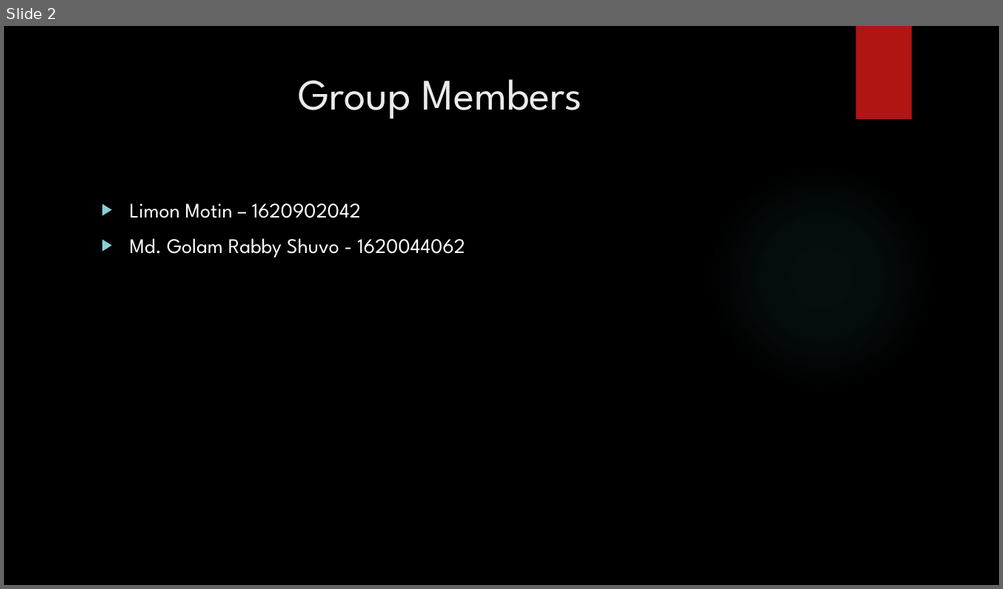
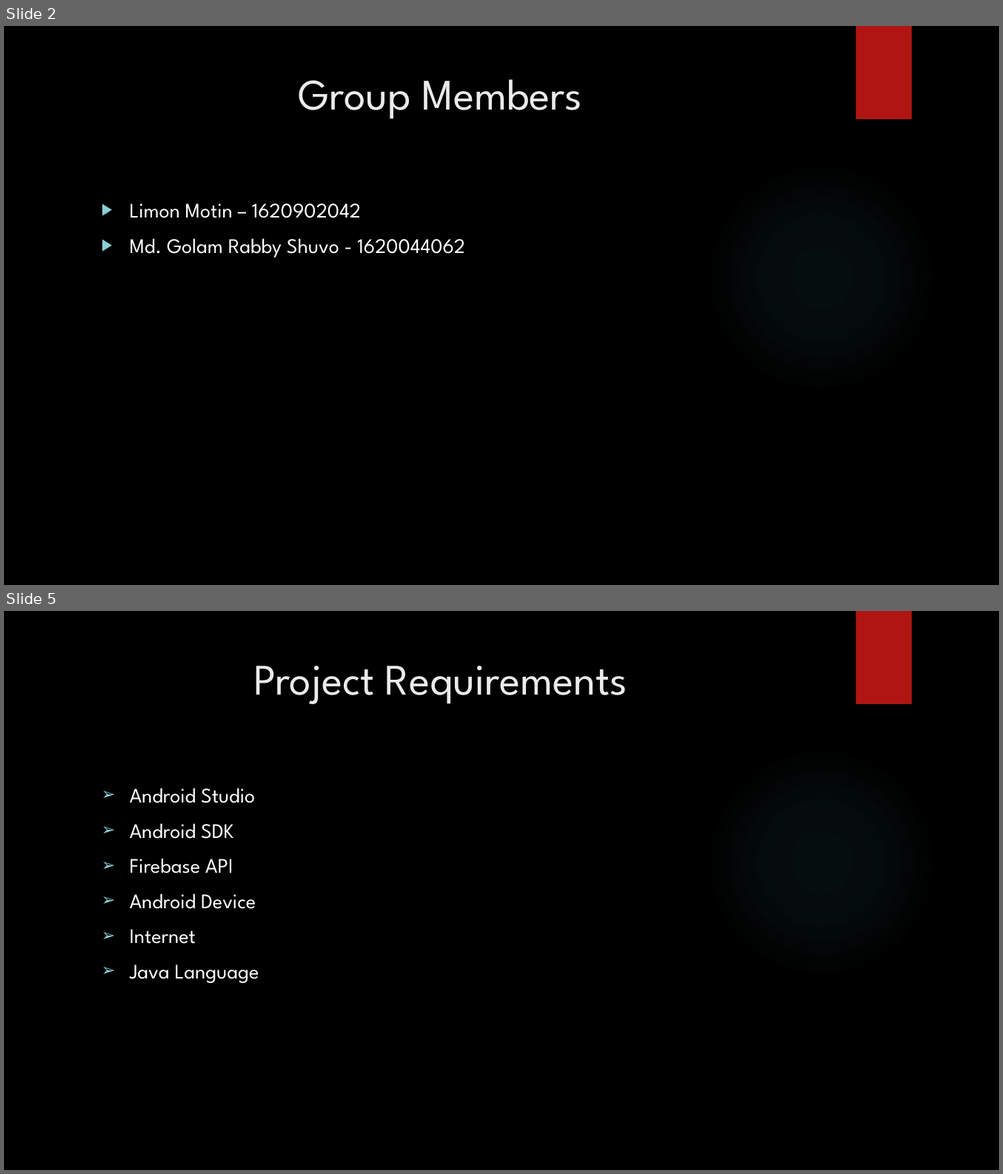
Before and after one commit to nsuspring2019cse299sec4/Group-7, a slide deck: Project Idea.pptx. Shown one above the other, each under a label of ours: slide 2 before the commit, slides 2 and 5 after it; the slides between them are not shown. The pictures are 1003x589 and 1003x1174 pixels, drawn with LibreOffice and Linux fonts; fonts in the diff are those of the drawing; background and template pictures are left out. Boxes give left, top, right and bottom in pixels: in the first picture for what was removed or moved away, otherwise in the second. Text is boxed around its words. In the diff, an @@ line names an element or a change of style, - is before the commit and + after.

```diff
--- a/Project Idea.pptx
+++ b/Project Idea.pptx
@@ slide 5 added at [4,611,999,1170], background picture (left out); not listed: 2 template elements that a slide beside it also shows @@
@@ title added at [253,666,627,704], 42 pt, text #EBEBEB @@
+Project Requirements
@@ text added at [130,788,259,983], 20 pt, text #FFFFFF @@
+➢ Android Studio
+➢ Android SDK
+➢ Firebase API
+➢ Android Device
+➢ Internet
+➢ Java Language
```
Also in this commit, not shown: 1 slide changed, 2 other slides added.
